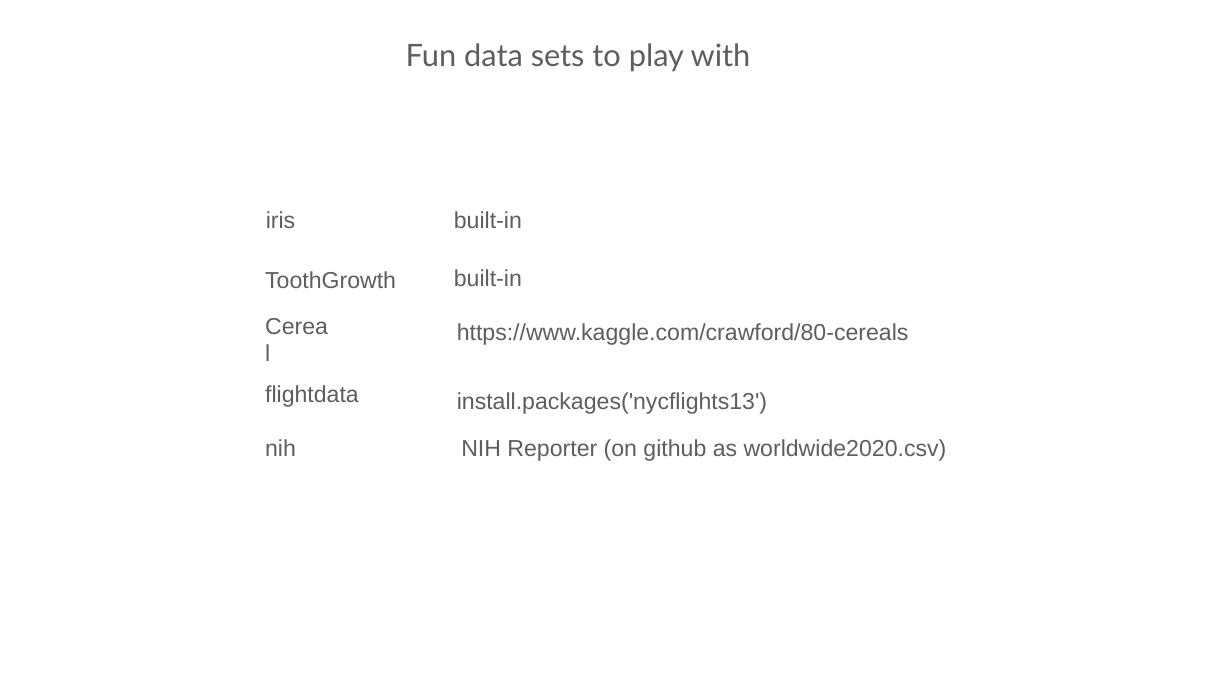
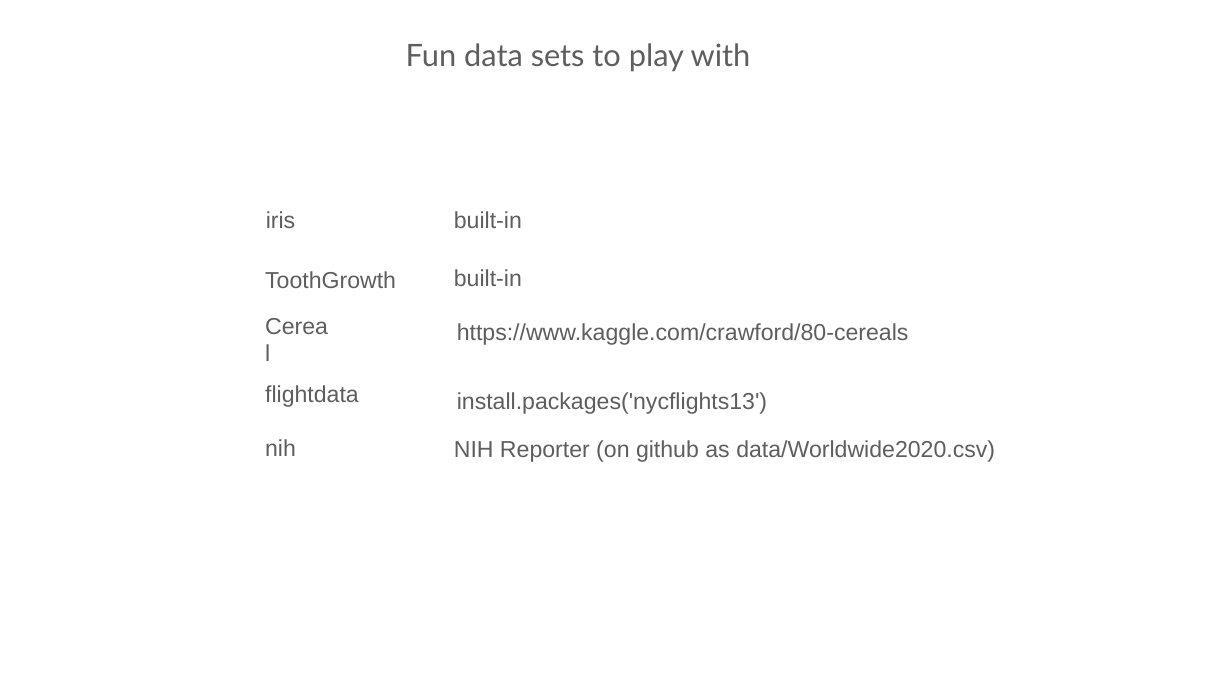
Before and after one commit to jraab/GNET749_RNAseq, a slide deck: slide 26 of lectures/2023_GNET749_Lecture1.pptx. Drawn at 1232x693 pixels with LibreOffice and Linux fonts; fonts in the diff are those of the drawing. Boxes give left, top, right and bottom in pixels: in the first picture for what was removed or moved away, otherwise in the second. Text is boxed around its words. In the diff, an @@ line names an element or a change of style, - is before the commit and + after.

```diff
--- a/lectures/2023_GNET749_Lecture1.pptx
+++ b/lectures/2023_GNET749_Lecture1.pptx
@@ text at (454,440,995,462): text changed @@
-NIH Reporter (on github as worldwide2020.csv)
+NIH Reporter (on github as data/Worldwide2020.csv)
```
Also in this commit, not shown: 2 other slides changed, 1 other file.
